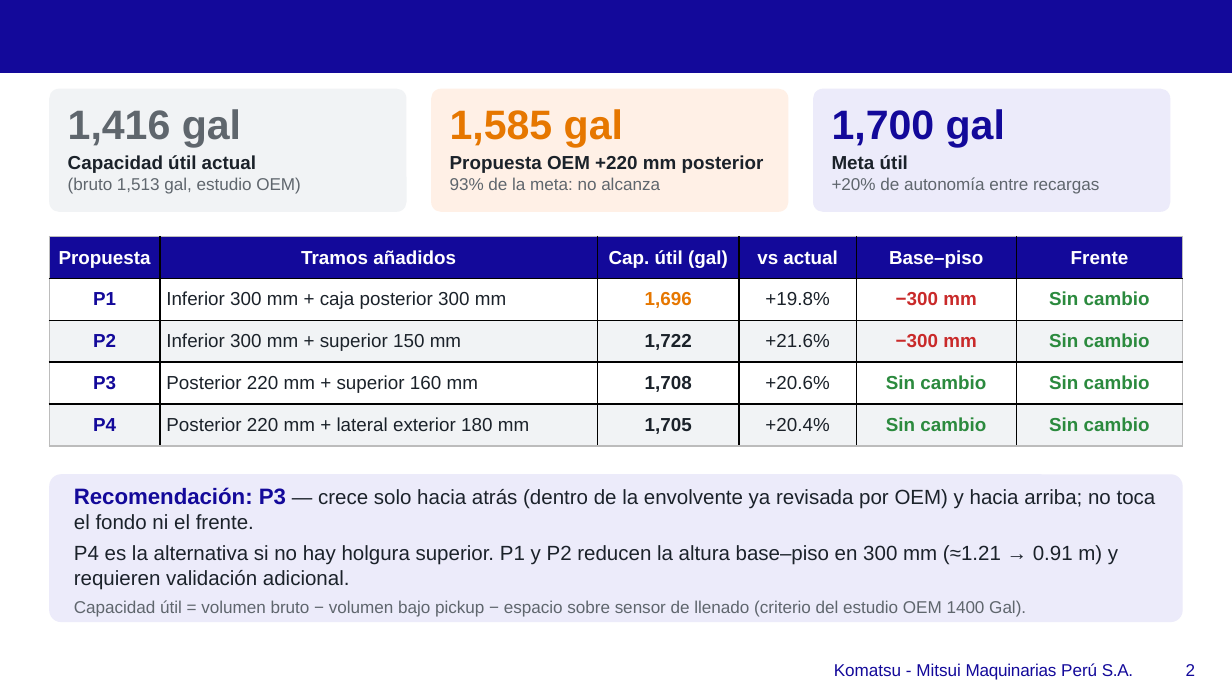
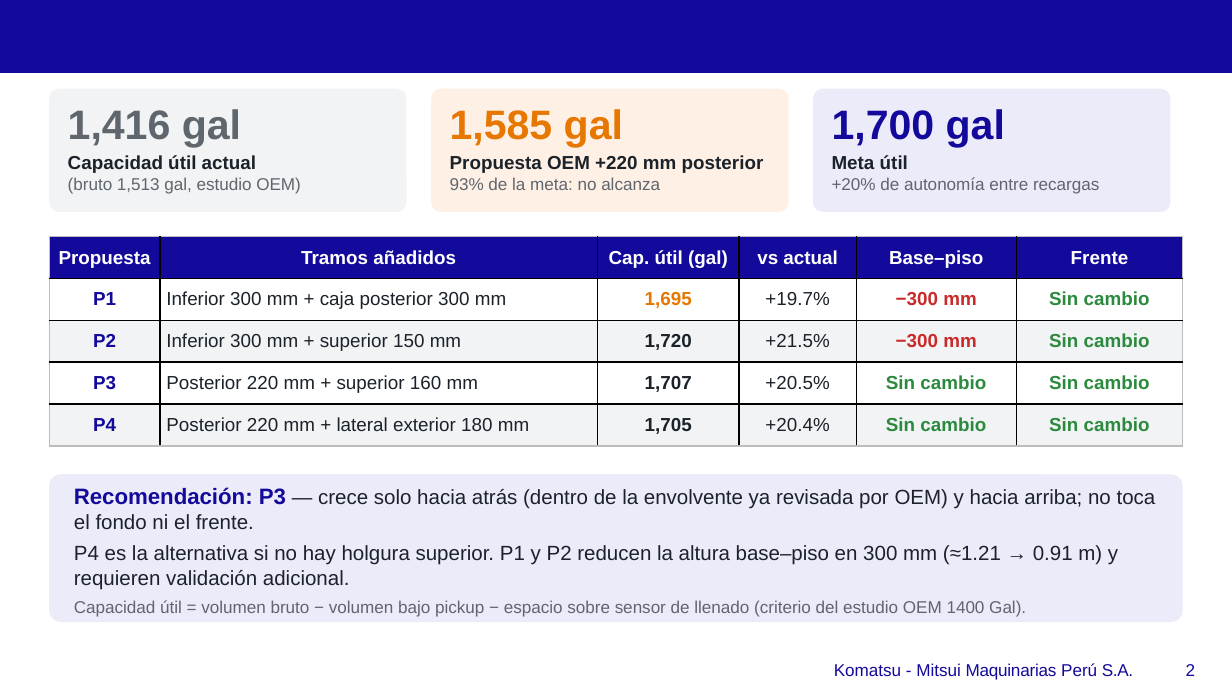
Before and after one commit to scedillo-wq/TanqueComb, a slide deck: slide 2 of Presentacion_Ampliacion_Tanque_980E5_1700gal.pptx. Drawn at 1232x693 pixels with LibreOffice and Linux fonts; fonts in the diff are those of the drawing; background and template pictures are left out. Boxes give left, top, right and bottom in pixels: in the first picture for what was removed or moved away, otherwise in the second. Text is boxed around its words. In the diff, an @@ line names an element or a change of style, - is before the commit and + after.

```diff
--- a/Presentacion_Ampliacion_Tanque_980E5_1700gal.pptx
+++ b/Presentacion_Ampliacion_Tanque_980E5_1700gal.pptx
@@ table at bbox=[49, 237, 1183, 446] @@
-row 2, column 3: 1,696
+row 2, column 3: 1,695
-row 2, column 4: +19.8%
+row 2, column 4: +19.7%
-row 3, column 3: 1,722
+row 3, column 3: 1,720
-row 3, column 4: +21.6%
+row 3, column 4: +21.5%
-row 4, column 3: 1,708
+row 4, column 3: 1,707
-row 4, column 4: +20.6%
+row 4, column 4: +20.5%
```
Also in this commit, not shown: 6 other slides changed, 5 other files.
